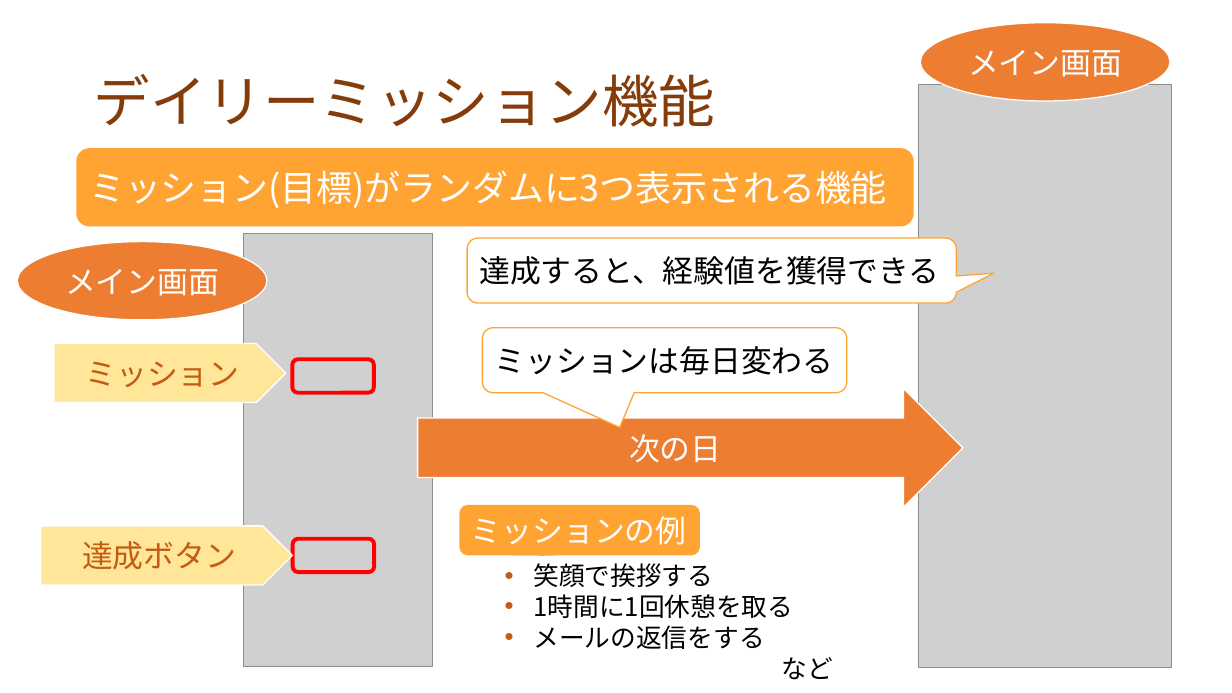
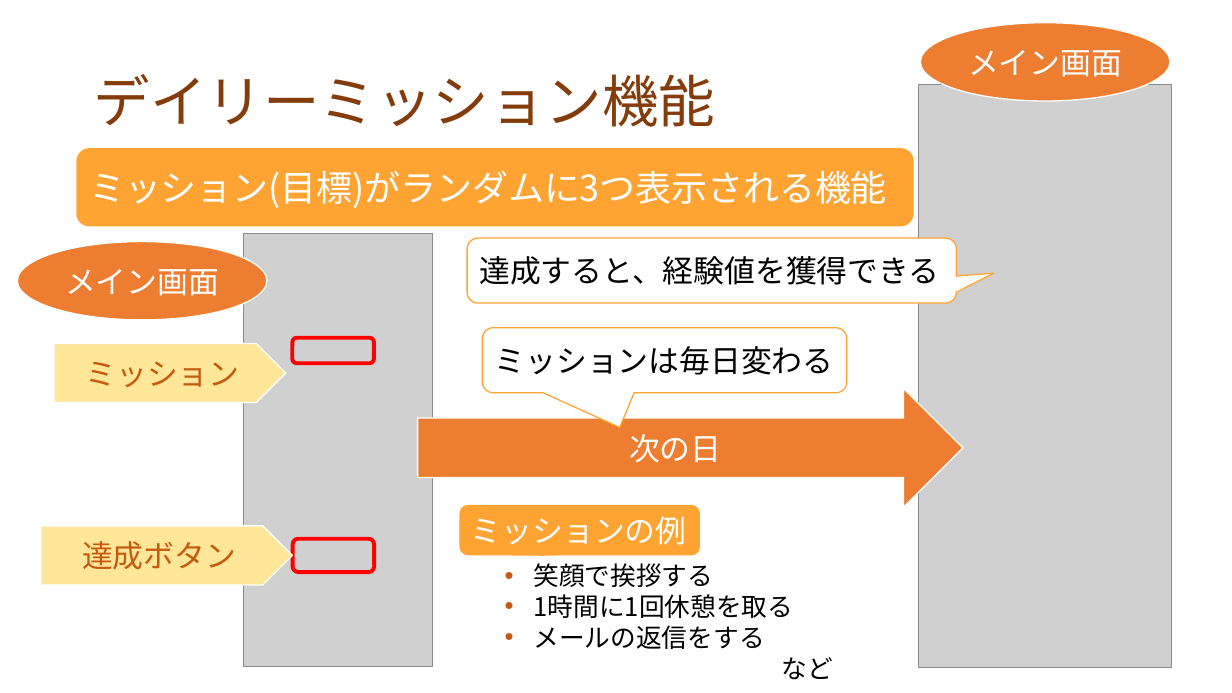
Before and after one commit to dojo2022/F-3, a slide deck: slide 12 of doc/プレゼン資料_F3_なかおっち.pptx. Drawn at 1232x693 pixels with LibreOffice and Linux fonts; fonts in the diff are those of the drawing; grey boxes stand for pictures. Boxes give left, top, right and bottom in pixels: in the first picture for what was removed or moved away, otherwise in the second. Text is boxed around its words. In the diff, an @@ line names an element or a change of style, - is before the commit and + after.

```diff
--- a/doc/プレゼン資料_F3_なかおっち.pptx
+++ b/doc/プレゼン資料_F3_なかおっち.pptx
@@ rounded rectangle: place and size @@
-rounded rectangle at bbox=[292, 360, 373, 393]
+rounded rectangle at bbox=[292, 338, 373, 364]
```
Also in this commit, not shown: 2 other slides changed, 1 other file.
